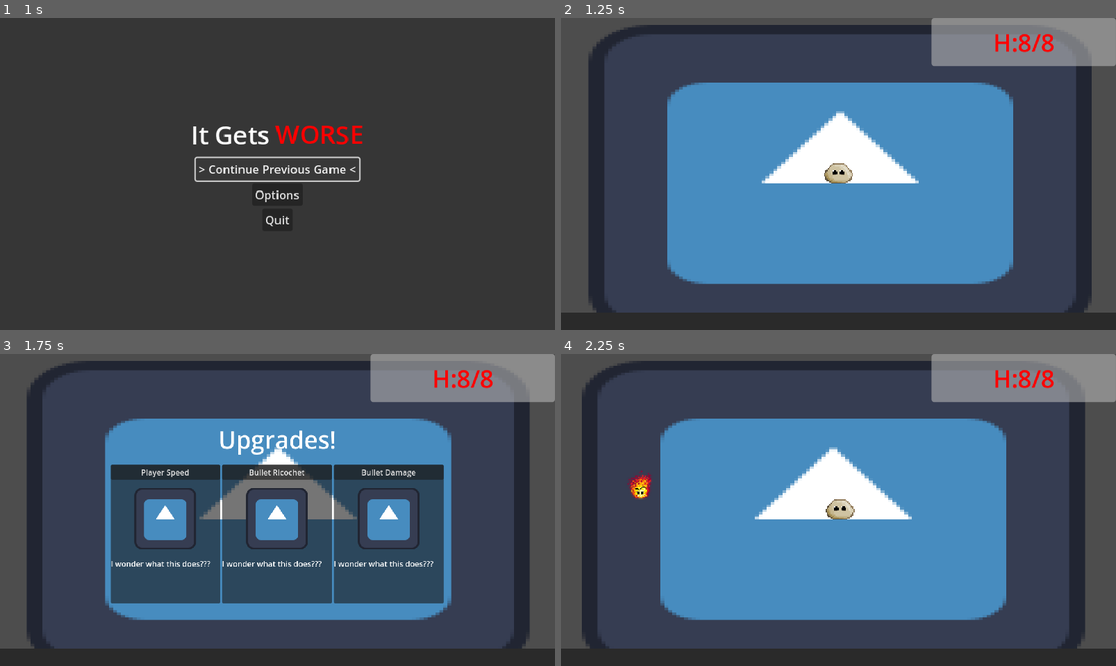
Above: before the commit, frames 1-4 (two rows, left to right).
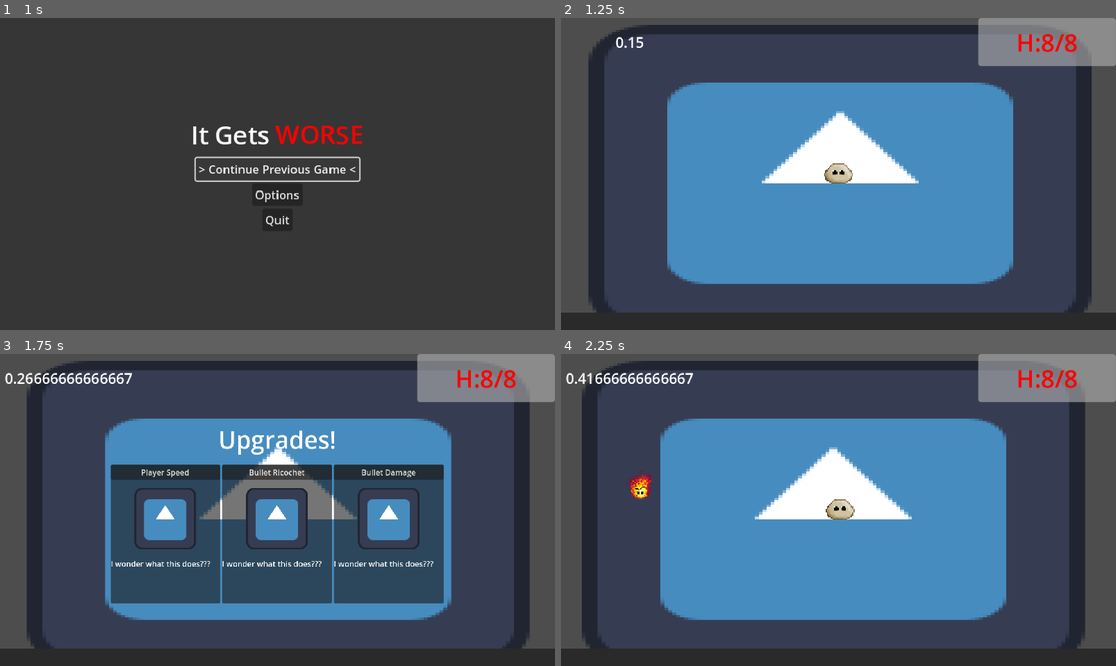
Above: after the commit, the same moments.

Repository: PixelSaver/it-gets-worse
Game: Godot game, scene res://UI/main_menu.tscn
The game is run twice, just before and just after one commit, with the same random seed, the same clock (stepped at 60 frames per second) and the same inputs. The engine's default icon, where the game draws it, is replaced by a stand-in: a white triangle on a blue panel in a dark square.
Inputs (mouse positions are in pixels of both pictures, inside the frame that each line leads up to):
- Up to frame 1 (1 s): click "> Continue Previous Game <" at 0.5 s
- Up to frame 2 (1.25 s): no input
- Up to frame 3 (1.75 s): tap Enter at 1.25 s; move the mouse to (399, 494) at 1.27 s; hold D (right) from 1.28 s (still down); tap U (u) at 1.35 s
- Up to frame 4 (2.25 s): release D (right) at 2 s; click (727, 534) at 2.02 s

Frame 1 is identical in both runs. In frame 2, 1.7% of the frame differs, in the area x 9-93%, y 0-16%; in frame 3, 2.1%, in the area x 0-93%, y 0-16%; in frame 4, 2.1%.

Commit message:
timer in ui

Diff:
--- a/Scenes/main.tscn
+++ b/Scenes/main.tscn
@@ -14,6 +14,7 @@
 [ext_resource type="PackedScene" uid="uid://c6nbnwaqlkj43" path="res://UI/death_menu.tscn" id="9_ynf5e"]
 [ext_resource type="PackedScene" uid="uid://cys0c04r4eedc" path="res://Scenes/ui_upgrade.tscn" id="10_6iyac"]
 [ext_resource type="PackedScene" uid="uid://dagq5n6bqn3fv" path="res://UI/pause_menu.tscn" id="10_hptm8"]
+[ext_resource type="Script" uid="uid://ddrspqprbk38j" path="res://Scripts/game_timer.gd" id="15_wsu2k"]
 
 [sub_resource type="CircleShape2D" id="CircleShape2D_jjvhh"]
 radius = 50.0
@@ -197,6 +198,12 @@
 size_flags_vertical = 3
 size_flags_stretch_ratio = 0.2
 alignment = 2
+
+[node name="TimerLabel" type="RichTextLabel" parent="UI/Control/HUD/HBoxContainer"]
+layout_mode = 2
+size_flags_horizontal = 3
+horizontal_alignment = 1
+vertical_alignment = 1
 
 [node name="Control" type="Control" parent="UI/Control/HUD/HBoxContainer"]
 layout_mode = 2
@@ -258,6 +265,10 @@
 scale = Vector2(0.5, 0.5)
 mouse_filter = 2
 
+[node name="GameTimer" type="Timer" parent="."]
+script = ExtResource("15_wsu2k")
+
 [connection signal="health_changed" from="Player/HealthComponent" to="UI" method="_on_health_component_health_changed"]
 [connection signal="exp_changed" from="Player/ExperienceComponent" to="UI" method="update_exp_bar"]
 [connection signal="level_up" from="Player/ExperienceComponent" to="UpgradeManager" method="_on_experience_component_level_up"]
+[connection signal="timer_update" from="GameTimer" to="UI" method="_on_game_timer_timer_update"]
--- /dev/null
+++ b/Scripts/game_timer.gd
@@ -0,0 +1,18 @@
+extends Timer
+class_name GameTimer
+signal timer_update(new_timer_value:float)
+var counting : bool = false
+var total_time : float = 0
+
+
+func _ready() -> void:
+	Global.game_timer = self
+	self.game_time_start()
+
+func _process(delta: float) -> void:
+	if counting == false: return
+	total_time += delta
+	timer_update.emit(total_time)
+
+func game_time_start():
+	counting = true
--- a/Scripts/global.gd
+++ b/Scripts/global.gd
@@ -40,3 +40,6 @@
 
 # Upgrades
 var upgrade_manager : UpgradeManager
+
+# Game Timer
+var game_timer : GameTimer
--- a/UI/ui.gd
+++ b/UI/ui.gd
@@ -5,6 +5,7 @@
 @onready var hud_text = hud.get_node(^"HBoxContainer/Panel/RichTextLabel") as RichTextLabel
 @onready var hud_health_bar = hud.get_node(^"HBoxContainer/Panel") as ProgressBar
 @onready var hud_exp_bar: TextureProgressBar = hud.get_node(^"ExpBar")
+@onready var timer_label: RichTextLabel = $Control/HUD/HBoxContainer/TimerLabel
 @onready var upgrade_panel: VBoxContainer = $Control/UpgradePanel
 @onready var upgrade_container: HBoxContainer = $Control/UpgradePanel/UpgradeContainer
 @onready var ui_upgrade_scene = preload("res://Scenes/ui_upgrade.tscn")
@@ -53,3 +54,9 @@
 func update_exp_bar(new_exp:float, new_max_exp:float):
 	hud_exp_bar.max_value = new_max_exp
 	hud_exp_bar.value = new_exp
+
+
+func _on_game_timer_timer_update(new_timer_value: float) -> void:
+	if not Global.game_timer or not Global.game_timer.counting: return
+	timer_label.clear()
+	timer_label.append_text("[font_size=30]" + str(new_timer_value))
Not shown: 1 places in Scenes/main.tscn that only renumber resources
Not shown, added: Scripts/game_timer.gd.uid
